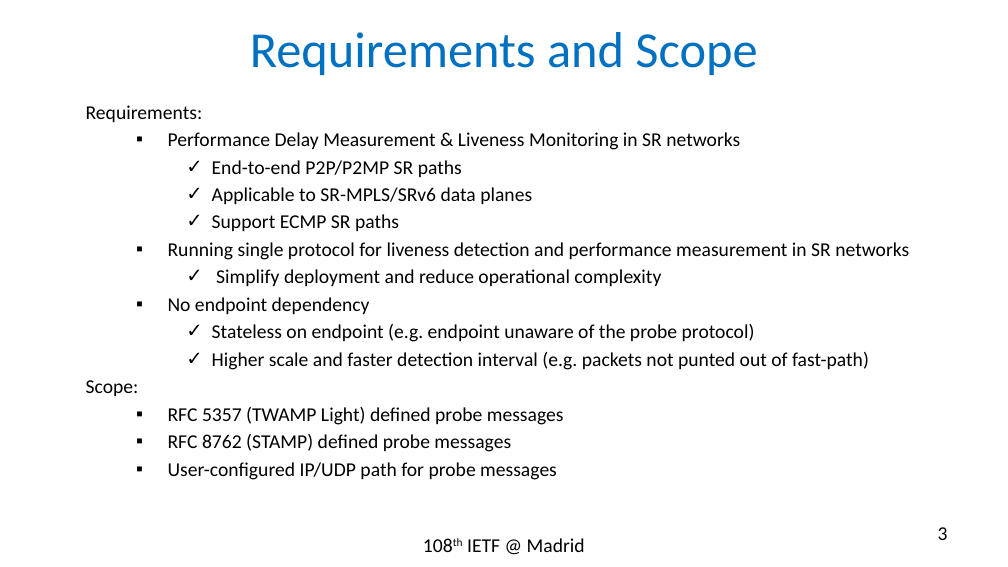
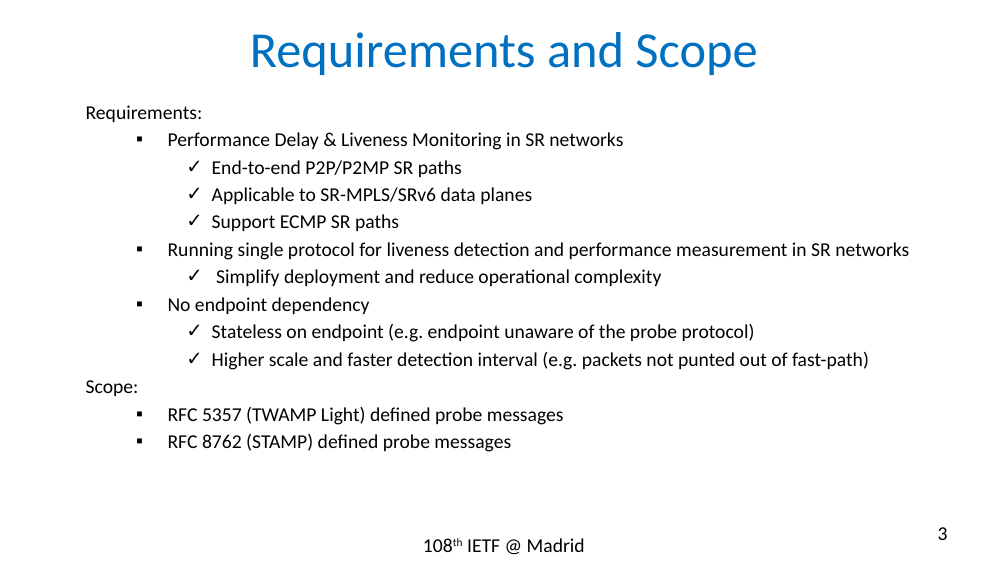
Before and after one commit to rakgandhi/ietf-slides, a slide deck: slide 3 of draft-gandhi-spring-sr-enhanced-plm-01.pptx. Drawn at 1008x567 pixels with LibreOffice and Linux fonts; fonts in the diff are those of the drawing. Boxes give left, top, right and bottom in pixels: in the first picture for what was removed or moved away, otherwise in the second. Text is boxed around its words. In the diff, an @@ line names an element or a change of style, - is before the commit and + after.

```diff
--- a/draft-gandhi-spring-sr-enhanced-plm-01.pptx
+++ b/draft-gandhi-spring-sr-enhanced-plm-01.pptx
@@ text at [168, 132, 623, 150]: text changed @@
-  ▪ Performance Delay Measurement & Liveness Monitoring in SR networks
+  ▪ Performance Delay & Liveness Monitoring in SR networks
@@ text at [168, 462, 557, 480]: paragraph removed @@
-  ▪ User-configured IP/UDP path for probe messages
```
Also in this commit, not shown: 7 other slides changed, 1 other file.
